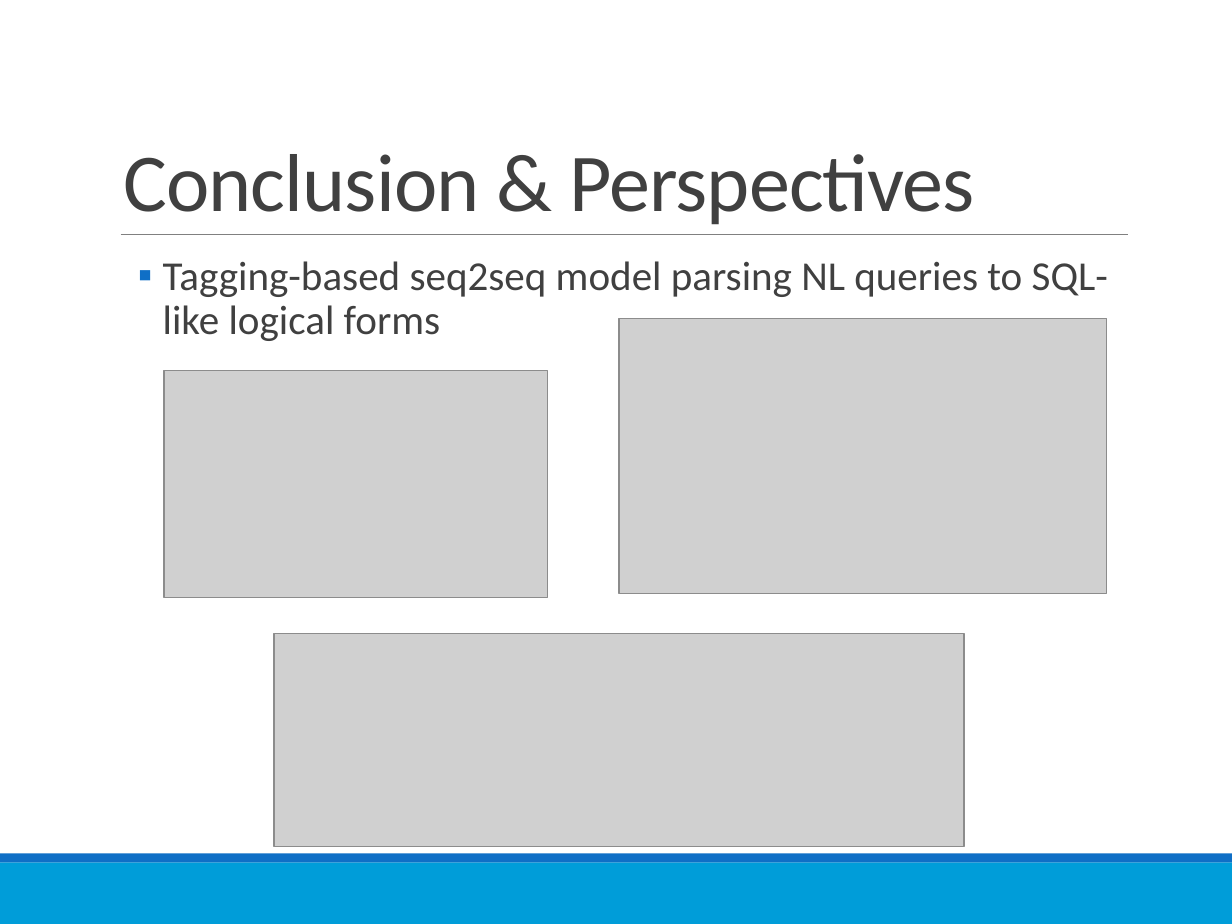
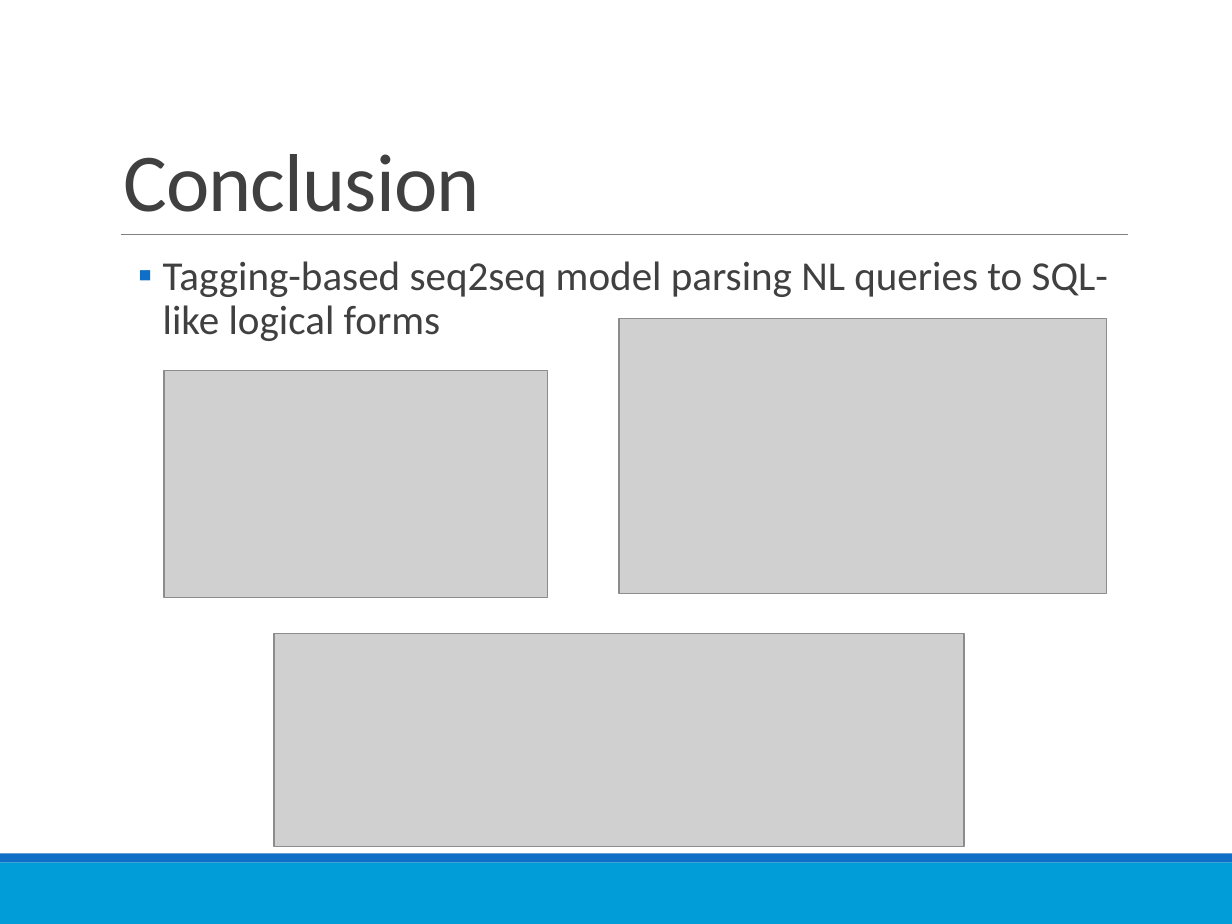
Before and after one commit to richardxiong/dnnQuery, a slide deck: slide 20 of dnnQuery.pptx (slide 19 before the commit). Drawn at 1232x924 pixels with LibreOffice and Linux fonts; fonts in the diff are those of the drawing; grey boxes stand for pictures. Boxes give left, top, right and bottom in pixels: in the first picture for what was removed or moved away, otherwise in the second. Text is boxed around its words. In the diff, an @@ line names an element or a change of style, - is before the commit and + after.

```diff
--- a/dnnQuery.pptx
+++ b/dnnQuery.pptx
@@ title at <box>123,154,479,212</box>: text changed @@
-Conclusion & Perspectives
+Conclusion
```
Also in this commit, not shown: 11 other slides changed, 2 slides added, 16 other files.
